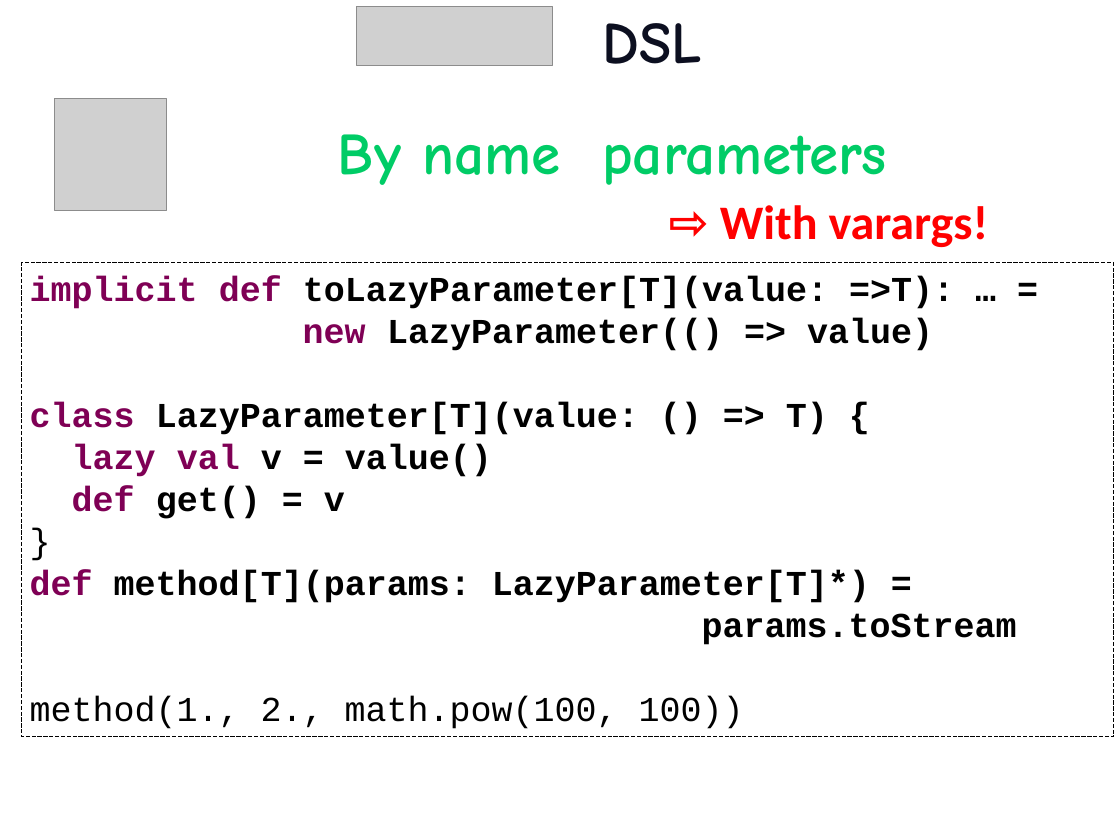
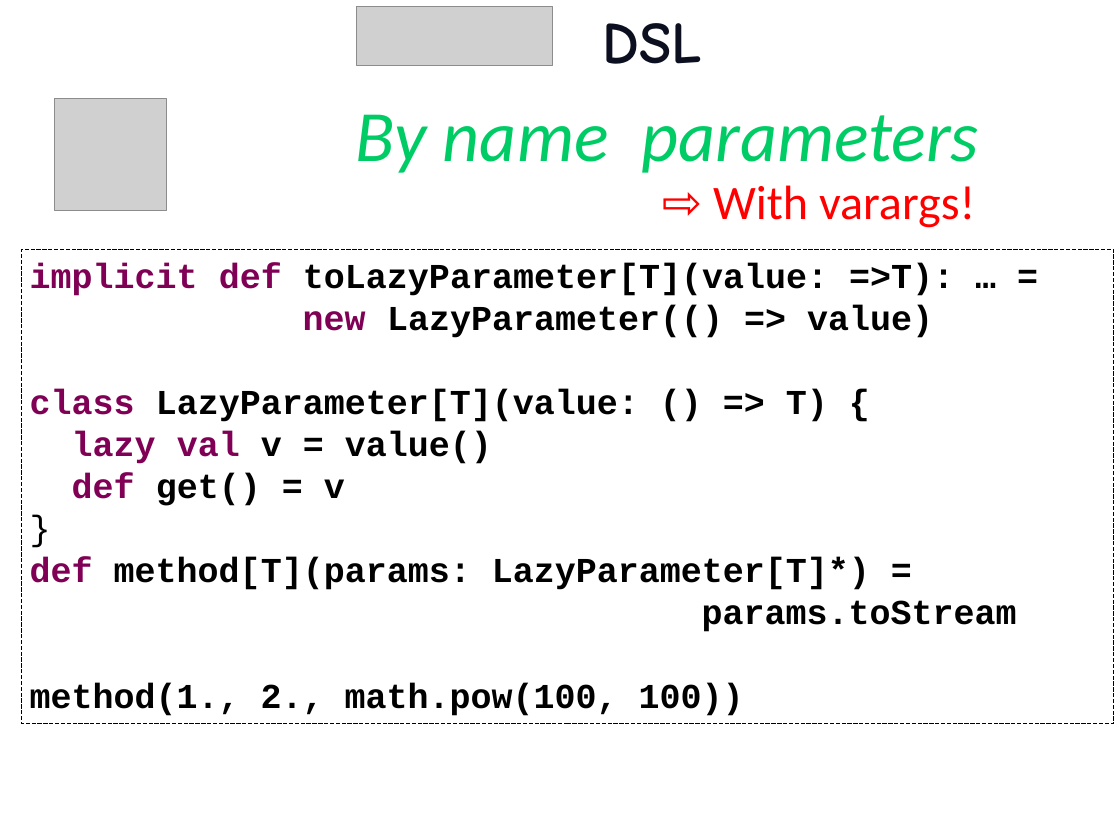
Before and after one commit to etorreborre/oscon-2010, a slide deck: slide 46 of src/main/resources/oscon_2010_specs.pptx (slide 44 before the commit). Drawn at 1120x840 pixels with LibreOffice and Linux fonts; fonts in the diff are those of the drawing; grey boxes stand for pictures; background and template pictures are left out. Boxes give left, top, right and bottom in pixels: in the first picture for what was removed or moved away, otherwise in the second. Text is boxed around its words. In the diff, an @@ line names an element or a change of style, - is before the commit and + after.

```diff
--- a/src/main/resources/oscon_2010_specs.pptx
+++ b/src/main/resources/oscon_2010_specs.pptx
@@ text "By name parameters": place and size @@
-text "By name parameters" at (338, 134, 887, 185)
+text "By name parameters" at (356, 114, 979, 173)
@@ text "By name parameters" at (356, 114, 979, 173): size 54 to 66 pt, font Comic Neue to Calibri, bold off, italic on @@
@@ text "⇨ With varargs!": place and size @@
-text "⇨ With varargs!" at (720, 205, 989, 247)
+text "⇨ With varargs!" at (713, 185, 975, 228)
@@ text "⇨ With varargs!" at (713, 185, 975, 228): bold off @@
@@ rectangle "implicit def toLazyParameter[T](value: =>T): … ...": place and size @@
-rectangle "implicit def toLazyParameter[T](value: =>T): … ..." at (22, 262, 1114, 736)
+rectangle "implicit def toLazyParameter[T](value: =>T): … ..." at (22, 250, 1114, 724)
@@ text in rectangle at (30, 683, 744, 716): bold on in "method(1., 2., math.pow(100, 100))" @@
```
Also in this commit, not shown: 37 other slides changed, 3 slides added, 1 slide removed.
